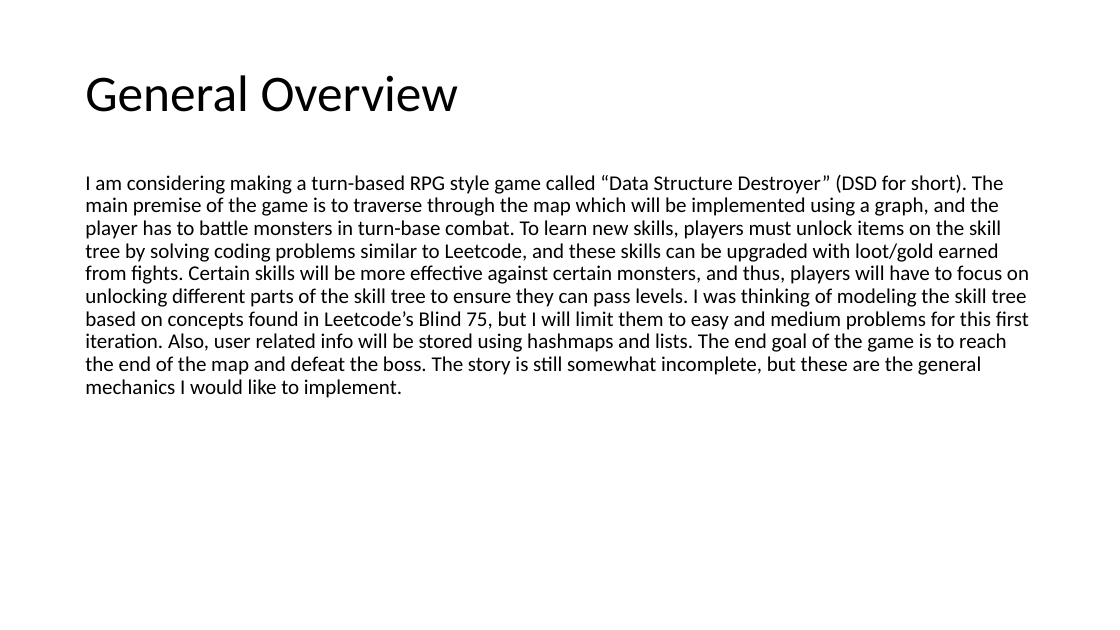
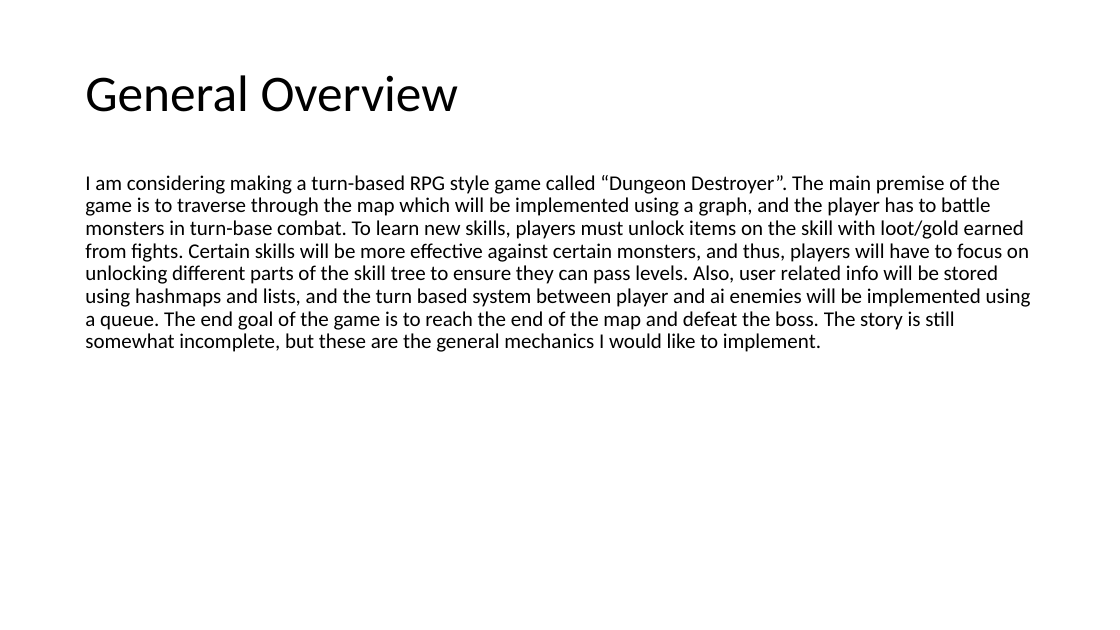
Before and after one commit to hyp5253/CS210-Final-Project, a slide deck: slide 2 of Documentation/Project Proposal.pptx. Drawn at 1120x630 pixels with LibreOffice and Linux fonts; fonts in the diff are those of the drawing. Boxes give left, top, right and bottom in pixels: in the first picture for what was removed or moved away, otherwise in the second. Text is boxed around its words. In the diff, an @@ line names an element or a change of style, - is before the commit and + after.

```diff
--- a/Documentation/Project Proposal.pptx
+++ b/Documentation/Project Proposal.pptx
@@ text at <box>85,175,1031,352</box>: text changed @@
-I am considering making a turn-based RPG style game called “Data Structure Destroyer” (DSD for short). The main premise of the game is to traverse through the map which will be implemented using a graph, and the player has to battle monsters in turn-base combat. To learn new skills, players must unlock items on the skill tree by solving coding problems similar to Leetcode, and these skills can be upgraded with loot/gold earned from fights. Certain skills will be more effective against certain monsters, and thus, players will have to focus on unlocking different parts of the skill tree to ensure they can pass levels. I was thinking of modeling the skill tree based on concepts found in Leetcode’s Blind 75, but I will limit them to easy and medium problems for this first iteration. Also, user related info will be stored using hashmaps and lists. The end goal of the game is to reach the end of the map and defeat the boss. The story is still somewhat incomplete, but these are the general mechanics I would like to implement.
+I am considering making a turn-based RPG style game called “Dungeon Destroyer”. The main premise of the game is to traverse through the map which will be implemented using a graph, and the player has to battle monsters in turn-base combat. To learn new skills, players must unlock items on the skill with loot/gold earned from fights. Certain skills will be more effective against certain monsters, and thus, players will have to focus on unlocking different parts of the skill tree to ensure they can pass levels. Also, user related info will be stored using hashmaps and lists, and the turn based system between player and ai enemies will be implemented using a queue. The end goal of the game is to reach the end of the map and defeat the boss. The story is still somewhat incomplete, but these are the general mechanics I would like to implement.
```
Also in this commit, not shown: 1 other slide changed, 1 slide added, 1 slide removed, 8 other files.
